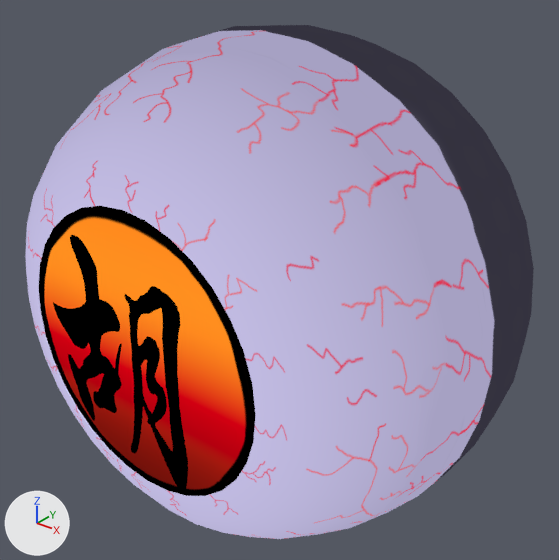
What one commit did to the glTF model whu-portfolio/public/Eye.glb.
The view is the same before and after, from a 50 mm camera at (1.791, -2.217, 1.384) aimed at (-0.03, 0.06, -0.027). The lights are fixed; the arrows at lower left show +X, +Y and +Z. Where no turn or scale is listed for an object, it has been applied to the vertices.
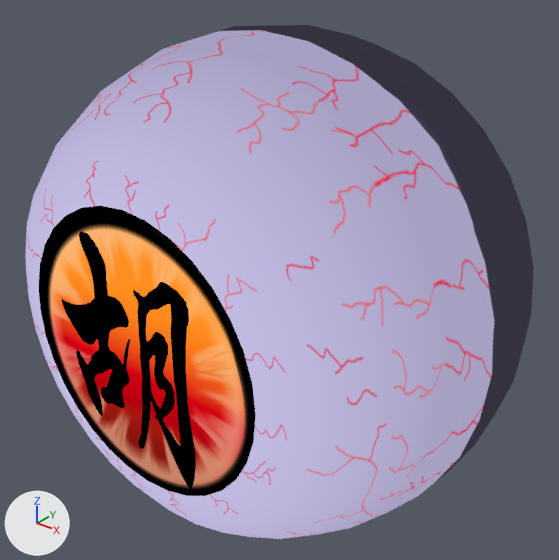
Pixel boxes [x1, y1, x2, y2] of what changed, in the pictures (559 x 560 px):
'Circle', surface changed: [41, 213, 251, 493] in both
'Plane', moved: before [53, 235, 188, 495]; after [62, 231, 196, 489]

Patch to the scene script:
```diff
--- a/whu-portfolio/public/Eye.glb.py
+++ b/whu-portfolio/public/Eye.glb.py
@@ img_iris2 @@
+img_iris2 = load_image('Iris2', '_unpacked/Iris2', 1024, 1024, 'sRGB')
@@ mat_material @@
 n5 = _N.new('ShaderNodeTexImage'); n5.name = 'Image Texture'
-n5.image = img_iris
+n5.image = img_iris2
 _L.new(n1.outputs[0], n3.inputs[0])  # 'Is Camera Ray' to 'Factor'
@@ ob_plane @@
 ob_plane = bpy.data.objects.new('Plane', me_plane_001)
-ob_plane.location = (0.0, -0.8, 0.0)
+ob_plane.location = (0.0, -0.763, 0.0)
```
